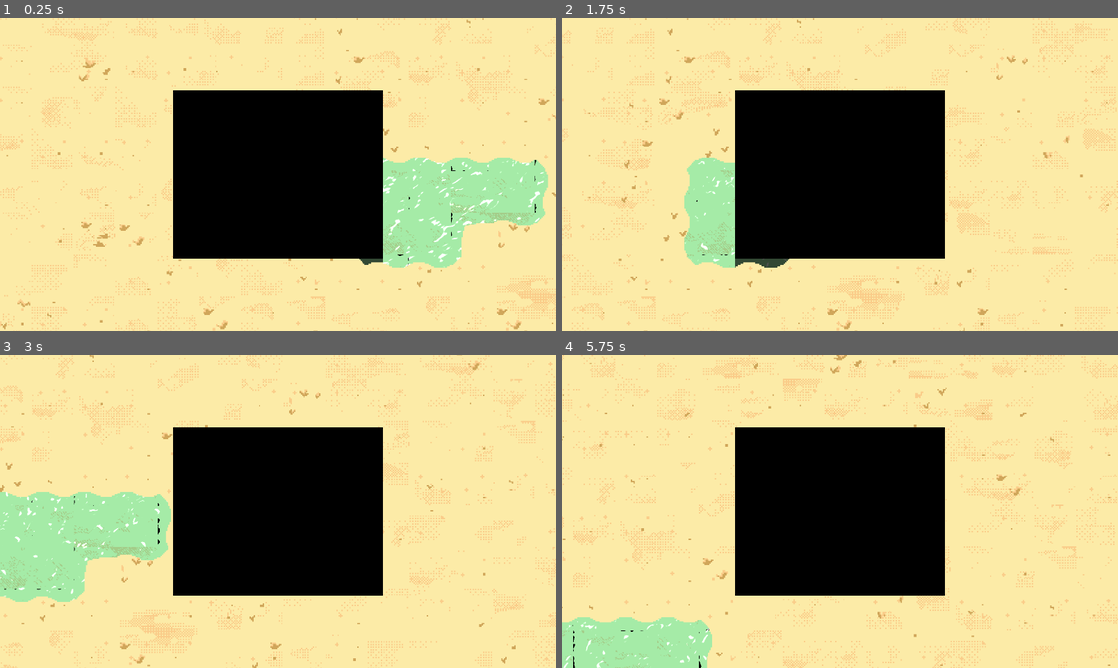
Above: before the commit, frames 1-4 (two rows, left to right).
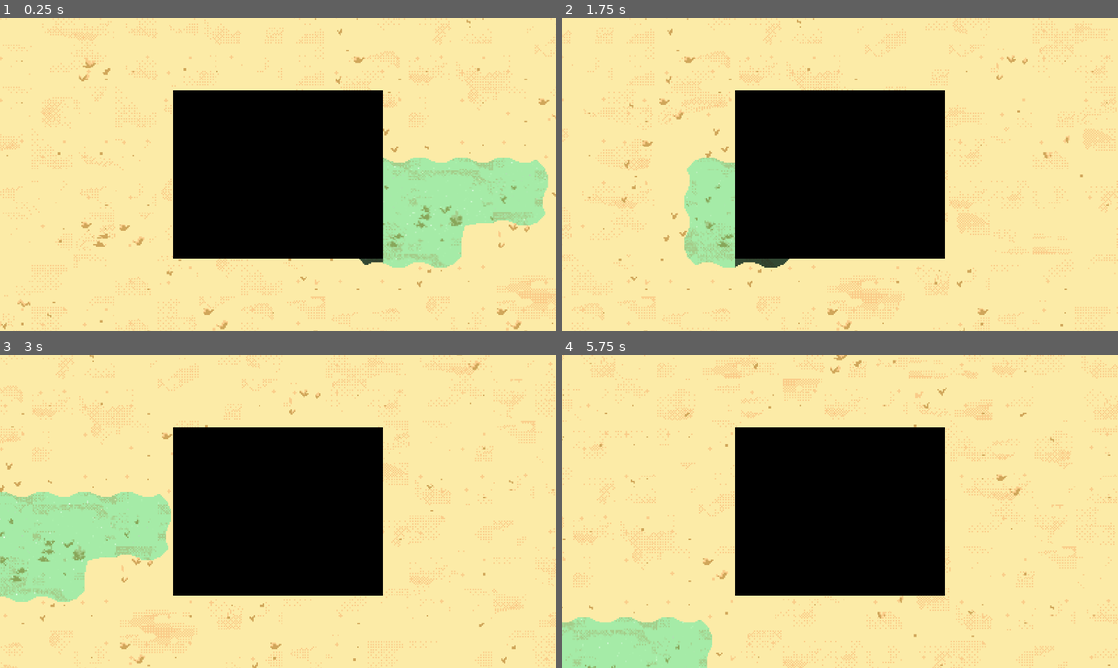
Above: after the commit, the same moments.

Repository: Lukko-Digital/Sift
Game: Godot game, scene res://scenes/main.tscn
Same seed, same stepped clock (60 frames per second), same inputs: the game is played once before the commit and once after it.
Inputs:
- Up to frame 1 (0.25 s): no input
- Up to frame 2 (1.75 s): hold D (right) 0.53-1.28 s; tap Space (dash) at 0.6, 1.35 s; hold S (down) from 1.28 s (still down)
- Up to frame 3 (3 s): release S (down) at 2.03 s; hold D (right) 2.03-2.78 s; tap Space (dash) at 2.1, 2.85 s; hold W (up) from 2.78 s (still down)
- Up to frame 4 (5.75 s): release W (up) at 3.53 s; hold A (left) 3.53-5.03 s; tap Space (dash) at 3.6, 4.35, 5.1 s; hold S (down) from 5.03 s (still down)

The runs differ from the first frame. In frame 1, 1.2% of the frame differs, in the area x 68-99%, y 44-80%; in frame 2, 0.3%; in frame 3, 1.1%; in frame 4, 0.4%.

Commit message:
improve water

Diff:
--- a/scenes/main.tscn
+++ b/scenes/main.tscn
@@ -39,9 +39,15 @@
 tile_set = ExtResource("1_3rde8")
 format = 2
 layer_0/tile_data = PackedInt32Array(5, 786433, 9, 65541, 720897, 9, 6, 393217, 11, 65542, 589825, 9, 7, 458753, 6, 655 …(1229 unchanged characters)…
+layer_1/name = ""
+layer_1/enabled = true
+layer_1/modulate = Color(1, 1, 1, 1)
+layer_1/y_sort_enabled = false
+layer_1/y_sort_origin = 0
+layer_1/z_index = 0
+layer_1/tile_data = PackedInt32Array(65542, 131073, 8, 5, 393217, 4, 6, 131073, 7, 65541, 458753, 2, 7, 196609, 7, 8, 393217, 4, 65544, 196609, 1, 65543, 196609, 8, -131066, 131073, 7, -65530, 131073, 8, -131065, 196609, 7, -65529, 196609, 8, 3, 131073, 7, 65539, 131073, 8, 4, 196609, 7, 65540, 196609, 8, 9, 131073, 7, 65545, 131073, 8, 10, 196609, 7, 65546, 196609, 8, 131077, 131073, 7, 196613, 131073, 8, 131078, 196609, 7, 196614, 196609, 8, -131064, 131073, 7, -65528, 131073, 8, -131063, 196609, 7, -65527, 196609, 8, -131068, 131073, 7, -65532, 131073, 8, -131067, 196609, 7, -65531, 196609, 8)
 
 [node name="ColorRect" type="ColorRect" parent="Water_Tile"]
-visible = false
 z_index = 6
 material = SubResource("ShaderMaterial_443td")
 offset_left = -767.0
@@ -50,7 +56,6 @@
 offset_bottom = 894.0
 
 [node name="Bg_Tile" type="TileMap" parent="."]
-visible = false
 z_index = -30
 tile_set = ExtResource("1_3rde8")
 cell_quadrant_size = 32
--- a/scripts/shaders/water_shader_material.tres
+++ b/scripts/shaders/water_shader_material.tres
@@ -7,11 +7,11 @@
 shader = ExtResource("1_agdo8")
 shader_parameter/scroll1 = Vector2(0.02, 0)
 shader_parameter/scroll2 = Vector2(-0.05, 0.02)
-shader_parameter/distortion_strength = 0.0081
-shader_parameter/light_start = 0.534
-shader_parameter/light_end = 0.718
+shader_parameter/distortion_strength = 0.0026
+shader_parameter/light_start = 0.637
+shader_parameter/light_end = 1.0
 shader_parameter/top_color = Color(1, 1, 1, 1)
-shader_parameter/view_to_local = Projection(5, 1, 0, 0, 1, 5, 0, 0, 0, 0, 1, 0, 0, 0, 0, 1)
+shader_parameter/view_to_local = Projection(23.785, 5.38, 0, 0, 6.52, 10.565, 0, 0, 0, 0, 1, 0, 0, 0, 0, 1)
 shader_parameter/transparency = Color(0.654902, 1, 1, 1)
 shader_parameter/noise1 = ExtResource("2_tmwg8")
 shader_parameter/noise2 = ExtResource("2_tmwg8")
Not shown: 1 places in scripts/shaders/water_reflection_material.tres that only renumber resources
